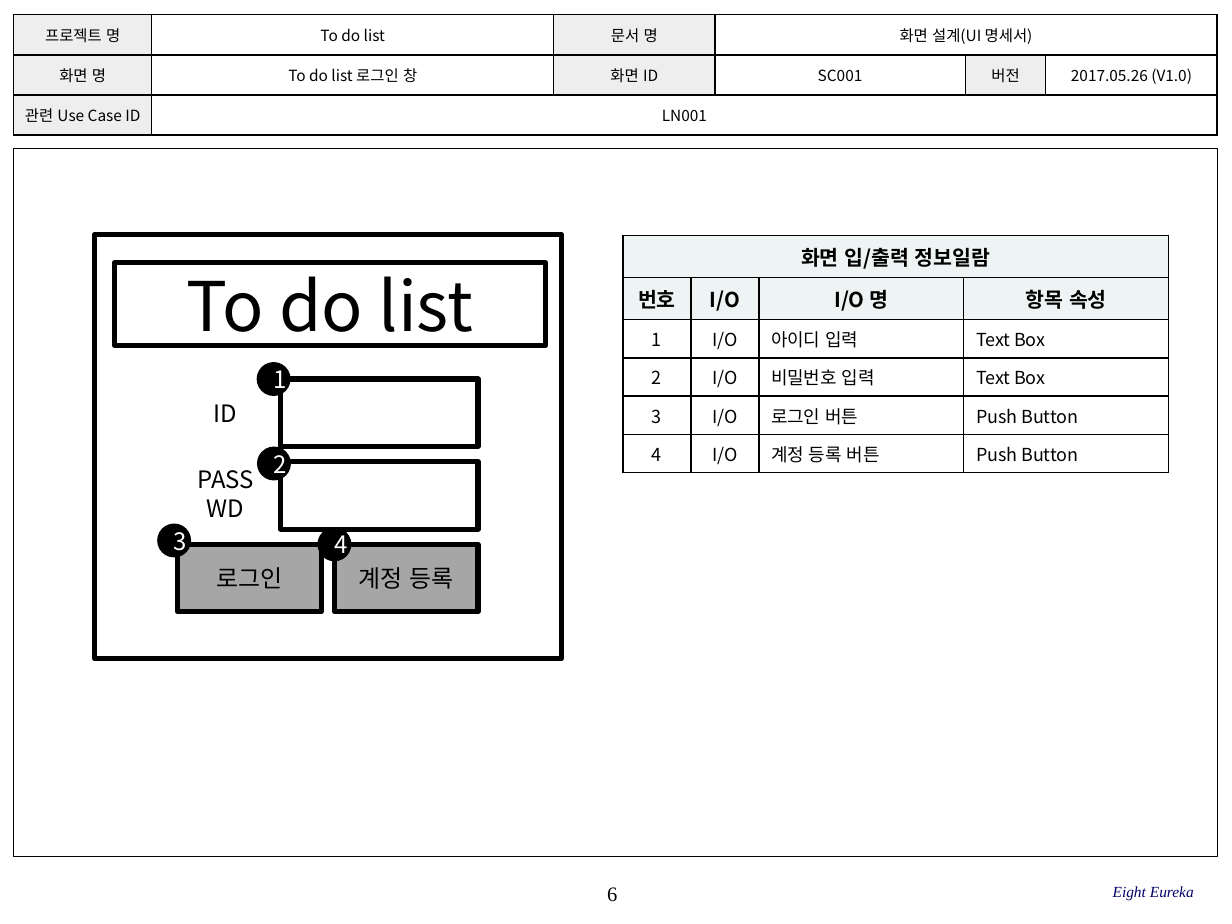
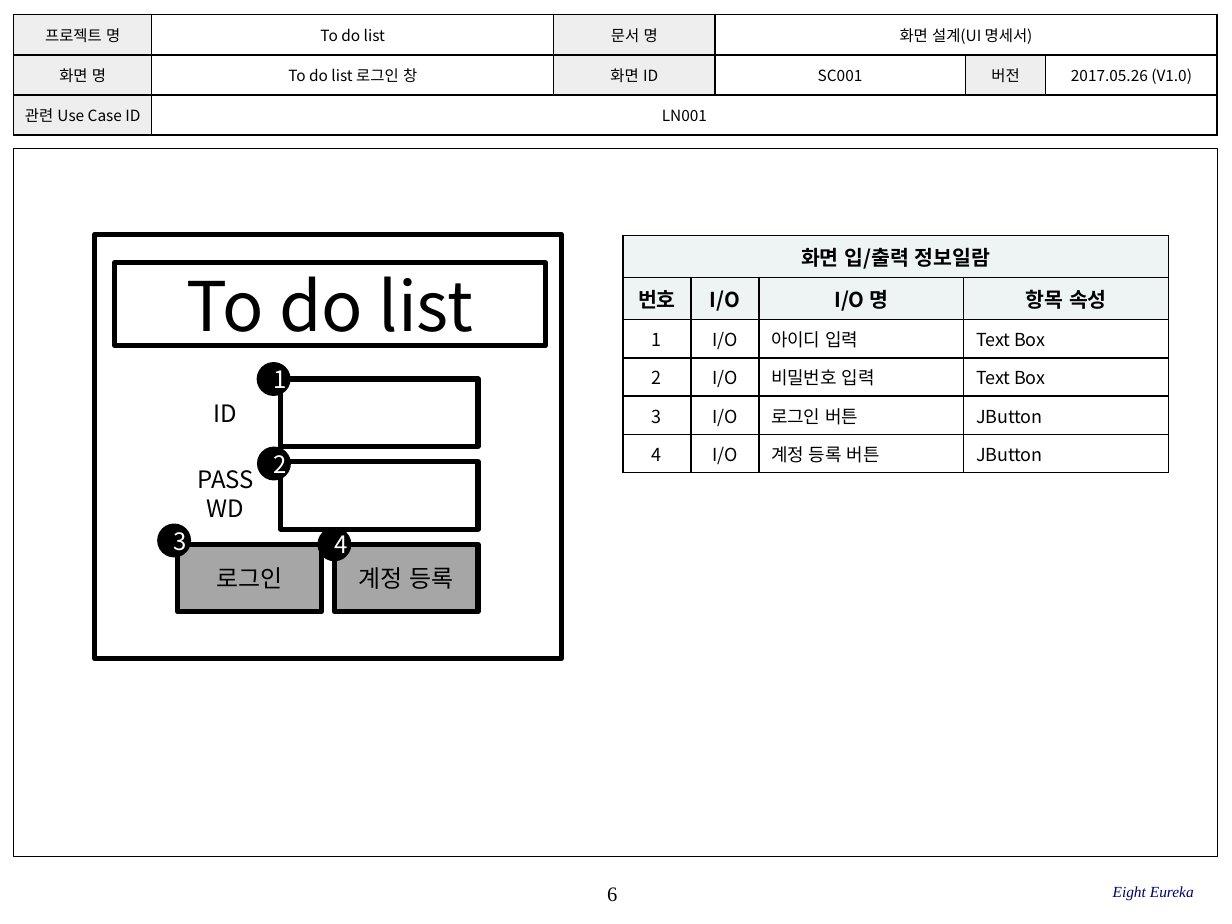
Before and after one commit to SE-admin/8, a slide deck: slide 6 of doc/3_ 설계서/UI Design Template.pptx. Drawn at 1232x924 pixels with LibreOffice and Linux fonts; fonts in the diff are those of the drawing; background and template pictures are left out. Boxes give left, top, right and bottom in pixels: in the first picture for what was removed or moved away, otherwise in the second. Text is boxed around its words. In the diff, an @@ line names an element or a change of style, - is before the commit and + after.

```diff
--- a/doc/3_ 설계서/UI Design Template.pptx
+++ b/doc/3_ 설계서/UI Design Template.pptx
@@ table at (x1=623, y1=235, x2=1168, y2=468) @@
-row 5, column 4: Push Button
+row 5, column 4: JButton
-row 6, column 4: Push Button
+row 6, column 4: JButton
```
Also in this commit, not shown: 1 other slide changed.
